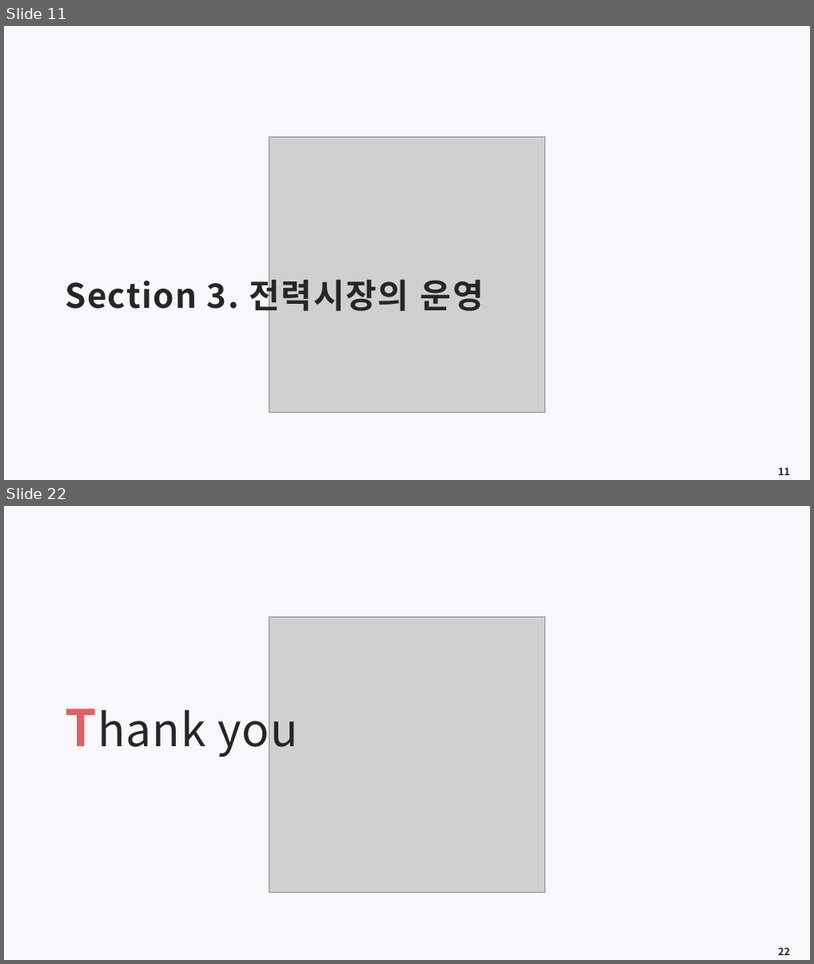
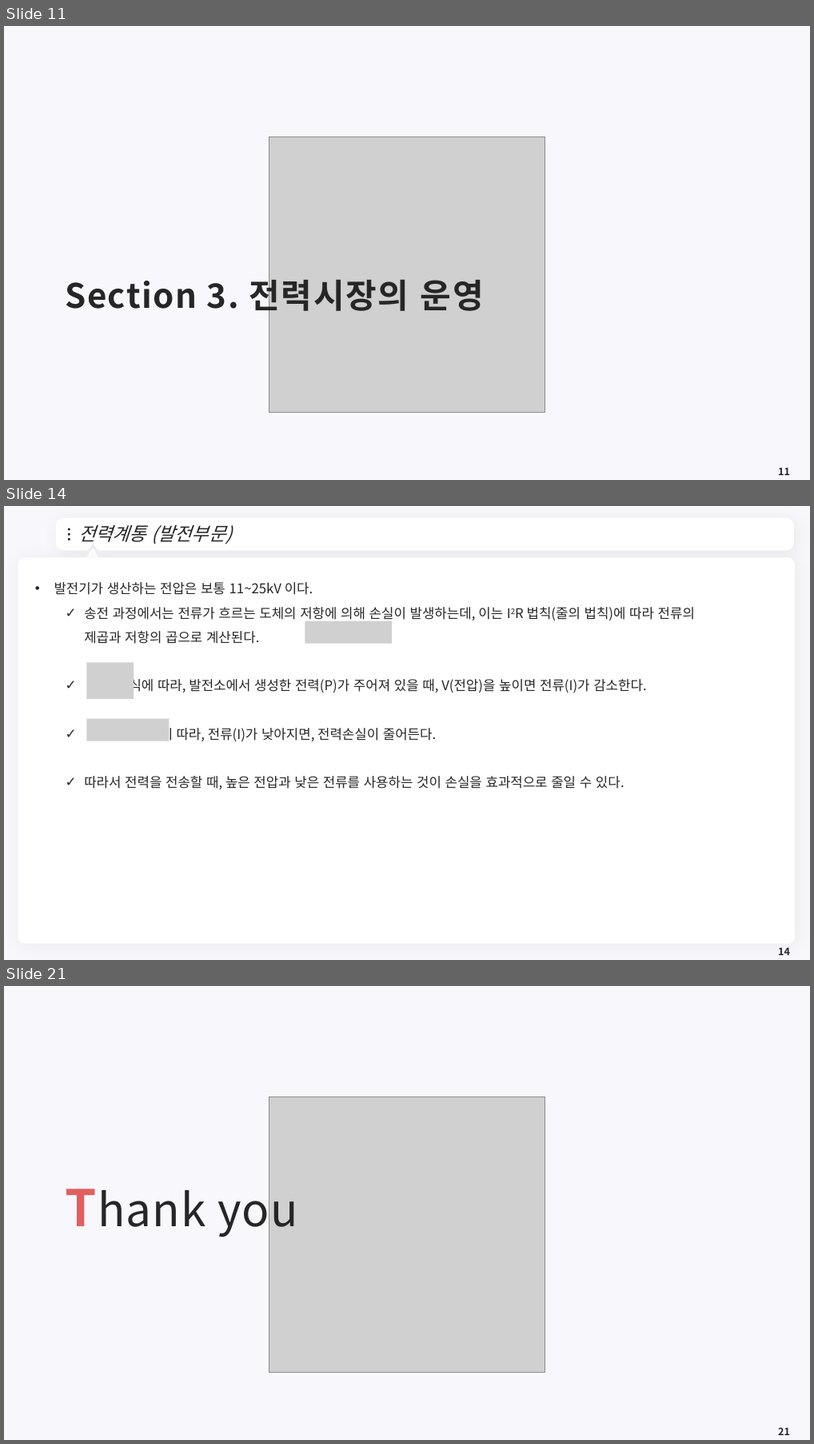
Before and after one commit to meandthey/Teaching, a slide deck: 에너지경제학/자원에너지경제학_Chapter_7 (전력시장).pptx. Shown one above the other, each under a label of ours: slides 11 and 22 before the commit, slides 11, 14 and 21 after it; the slides between them are not shown. The pictures are 814x964 and 814x1444 pixels, drawn with LibreOffice and Linux fonts; fonts in the diff are those of the drawing; grey boxes stand for pictures; background and template pictures are left out. Boxes give left, top, right and bottom in pixels: in the first picture for what was removed or moved away, otherwise in the second. Text is boxed around its words. In the diff, an @@ line names an element or a change of style, - is before the commit and + after.

```diff
--- a/에너지경제학/자원에너지경제학_Chapter_7 (전력시장).pptx
+++ b/에너지경제학/자원에너지경제학_Chapter_7 (전력시장).pptx
@@ slide 14 added at bbox=[4, 506, 810, 960], background #F8F7FC @@
@@ freeform shape added at bbox=[59, 521, 792, 548], fill #FFFFFF, outline #FFFFFF 7.25 pt @@
@@ ellipse added at bbox=[68, 528, 70, 531], fill #262626 @@
@@ title added at bbox=[78, 525, 232, 544], 22 pt, text #262626, italic @@
+전력계통 (발전부문)
@@ ellipse added at bbox=[68, 533, 70, 536], fill #262626 @@
@@ ellipse added at bbox=[68, 538, 70, 540], fill #262626 @@
@@ triangle added at bbox=[86, 550, 99, 562], fill #FFFFFF, outline #FFFFFF 3.75 pt @@
@@ freeform shape added at bbox=[775, 530, 782, 540], fill #FFFFFF @@
@@ rounded rectangle added at bbox=[18, 557, 796, 944], fill #FFFFFF @@
@@ text added at bbox=[54, 582, 695, 789], 16 pt, text #262626 @@
+• 발전기가 생산하는 전압은 보통 11~25kV 이다.
+  ✓ 송전 과정에서는 전류가 흐르는 도체의 저항에 의해 손실이 발생하는데, 이는 I2R 법칙(줄의 법칙)에 따라 전류의 제곱과 저항의 곱으로 계산된다.
+  ✓ 식에 따라, 발전소에서 생성한 전력(P)가 주어져 있을 때, V(전압)을 높이면 전류(I)가 감소한다.
+  ✓ 식에 따라, 전류(I)가 낮아지면, 전력손실이 줄어든다.
+  ✓ 따라서 전력을 전송할 때, 높은 전압과 낮은 전류를 사용하는 것이 손실을 효과적으로 줄일 수 있다.
@@ picture added at bbox=[306, 621, 392, 644] @@
@@ picture added at bbox=[87, 662, 134, 699] @@
@@ picture added at bbox=[87, 719, 169, 741] @@
@@ page number added at bbox=[778, 947, 790, 955], 12 pt, text #262626, bold @@
+14
@@ what was slide 22 is now slide 21 @@
@@ page number at bbox=[778, 1427, 790, 1435]: text changed @@
-22
+21
```
Also in this commit, not shown: 3 slides changed, 5 other slides added, 7 slides removed, 2 other files.
